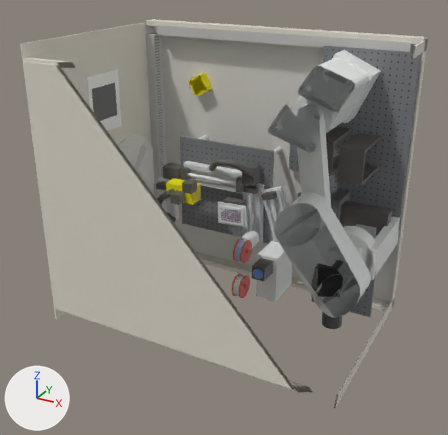
The glTF model design/aurora-security-cams/reconstruction/out/glovebox.glb, before and after one commit.
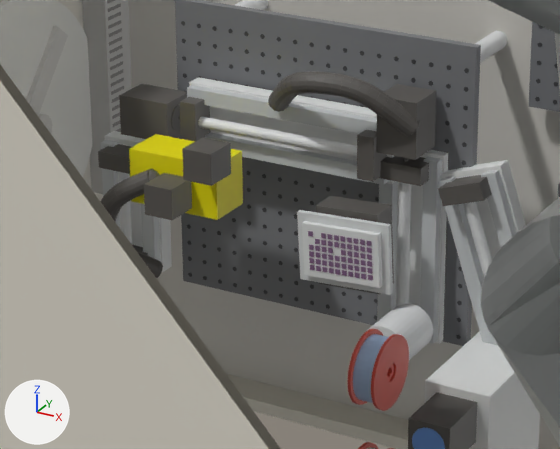
The first picture shows the older version from a 50 mm camera at (1679.0, -2390.0, 1433.0) aimed at (607.0, -442.0, 458.0). The close-ups show the older and then the newer version on the part from 28% to 67% of the width and 31% to 63% of the height of that picture. Only the edits that show in the close-ups are written down. Arrows for +X, +Y and +Z are at lower left; the lights stay in place. Everything nearer to the camera than a plane just in front of the edit is cut away. Vertices at exactly the same position are counted once.

In view in the first close-up: '000 deck', '006 ceiling', '007 open side window frame', '011 antechamber door', '018 duct, antechamber wall', '026 exfoliator breadboard', '043 X axis base', '044 X axis rail', '045 X axis rail', '046 X axis screw', '047 X axis end support', '048 X axis end support', '050 X axis motor', '052 printed carriage', '062 drag chain 2', '071 exfoliator housing', '108 Epson arm 2' and 43 more.
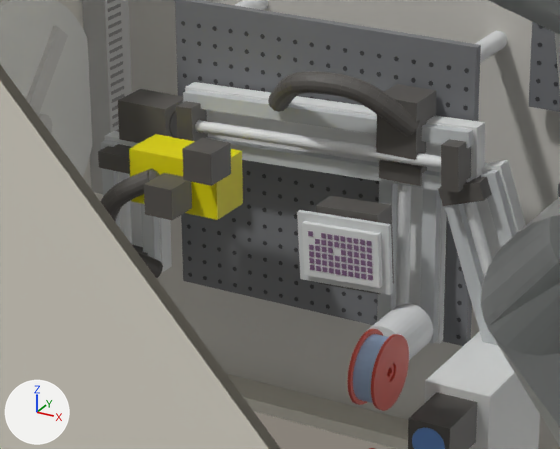
Edits to the bpy script that builds the scene:
```text
Change me_043_x_axis_base:
    remove me_043_x_axis_base.from_pydata(...)  # 8 vertices, 12 faces; spans x 270.0..580.0, y -192.0..-168.0, z 467.0..557.0
    add me_043_x_axis_base.from_pydata(...)  # 8 vertices, 12 faces; spans x 263.0..702.0, y -192.0..-168.0, z 459.0..566.0
    me_043_x_axis_base part 1
    me_043_x_axis_base.vertices[0].co: (270.0, -168.0, 467.0) -> (267.0, -168.0, 459.0)
    me_043_x_axis_base.vertices[1].co: (270.0, -192.0, 467.0) -> (267.0, -192.0, 459.0)
    me_043_x_axis_base.vertices[2].co: (270.0, -168.0, 557.0) -> (263.0, -168.0, 549.0)  # pixel (198, 77) -> pixel (194, 81)
    me_043_x_axis_base.vertices[3].co: (270.0, -192.0, 557.0) -> (263.0, -192.0, 549.0)  # pixel (189, 82) -> pixel (185, 86)
    me_043_x_axis_base.vertices[4].co: (580.0, -168.0, 467.0) -> (702.0, -168.0, 476.0)
    me_043_x_axis_base.vertices[5].co: (580.0, -192.0, 467.0) -> (702.0, -192.0, 476.0)  # pixel (392, 184) -> not seen
    me_043_x_axis_base.vertices[6].co: (580.0, -168.0, 557.0) -> (698.0, -168.0, 566.0)  # not seen -> pixel (484, 122)
    me_043_x_axis_base.vertices[7].co: (580.0, -192.0, 557.0) -> (698.0, -192.0, 566.0)  # not seen -> pixel (476, 127)
Change me_044_x_axis_rail:
    remove me_044_x_axis_rail.from_pydata(...)  # 8 vertices, 12 faces; spans x 275.0..575.0, y -206.0..-192.0, z 470.0..490.0
    add me_044_x_axis_rail.from_pydata(...)  # 8 vertices, 12 faces; spans x 271.0..697.0, y -206.0..-192.0, z 462.0..499.0
    me_044_x_axis_rail part 2
    me_044_x_axis_rail.vertices[0].co: (275.0, -192.0, 470.0) -> (272.0, -192.0, 462.0)
    me_044_x_axis_rail.vertices[1].co: (275.0, -206.0, 470.0) -> (272.0, -206.0, 462.0)
    me_044_x_axis_rail.vertices[2].co: (275.0, -192.0, 490.0) -> (271.0, -192.0, 482.0)
    me_044_x_axis_rail.vertices[3].co: (275.0, -206.0, 490.0) -> (271.0, -206.0, 482.0)
    me_044_x_axis_rail.vertices[4].co: (575.0, -192.0, 470.0) -> (697.0, -192.0, 479.0)  # pixel (388, 181) -> not seen
    me_044_x_axis_rail.vertices[5].co: (575.0, -206.0, 470.0) -> (697.0, -206.0, 479.0)  # pixel (383, 184) -> not seen
    me_044_x_axis_rail.vertices[6].co: (575.0, -192.0, 490.0) -> (696.0, -192.0, 499.0)  # not seen -> pixel (473, 177)
    me_044_x_axis_rail.vertices[7].co: (575.0, -206.0, 490.0) -> (696.0, -206.0, 499.0)  # not seen -> pixel (468, 180)
Change me_045_x_axis_rail:
    remove me_045_x_axis_rail.from_pydata(...)  # 8 vertices, 12 faces; spans x 275.0..575.0, y -206.0..-192.0, z 534.0..554.0
    add me_045_x_axis_rail.from_pydata(...)  # 8 vertices, 12 faces; spans x 268.0..694.0, y -206.0..-192.0, z 526.0..563.0
    me_045_x_axis_rail part 3
    me_045_x_axis_rail.vertices[0].co: (275.0, -192.0, 534.0) -> (269.0, -192.0, 526.0)
    me_045_x_axis_rail.vertices[1].co: (275.0, -206.0, 534.0) -> (269.0, -206.0, 526.0)
    me_045_x_axis_rail.vertices[2].co: (275.0, -192.0, 554.0) -> (268.0, -192.0, 546.0)  # pixel (192, 84) -> pixel (188, 89)
    me_045_x_axis_rail.vertices[3].co: (275.0, -206.0, 554.0) -> (268.0, -206.0, 546.0)  # pixel (186, 87) -> pixel (182, 92)
    me_045_x_axis_rail.vertices[4].co: (575.0, -192.0, 534.0) -> (694.0, -192.0, 543.0)  # not seen -> pixel (473, 144)
    me_045_x_axis_rail.vertices[5].co: (575.0, -206.0, 534.0) -> (694.0, -206.0, 543.0)  # not seen -> pixel (468, 148)
    me_045_x_axis_rail.vertices[6].co: (575.0, -192.0, 554.0) -> (693.0, -192.0, 563.0)  # not seen -> pixel (473, 129)
    me_045_x_axis_rail.vertices[7].co: (575.0, -206.0, 554.0) -> (693.0, -206.0, 563.0)  # not seen -> pixel (468, 133)
Change me_046_x_axis_screw:
    remove me_046_x_axis_screw.from_pydata(...)  # 42 vertices, 80 faces; spans x 290.0..560.0, y -222.0..-206.0, z 504.0..520.0
    add me_046_x_axis_screw.from_pydata(...)  # 42 vertices, 80 faces; spans x 285.0..680.0, y -222.0..-206.0, z 497.0..528.0
    me_046_x_axis_screw part 4: the whole mesh is multiplied about its middle by the matrix ((1.463, 0.0, -0.038), (0.0, 1.0, 0.0), (0.056, 0.0, 0.999)), then moved by (57.0, 0.0, 1.0)
Change me_047_x_axis_end_support:
    remove me_047_x_axis_end_support.from_pydata(...)  # 8 vertices, 12 faces; spans x 278.0..302.0, y -230.0..-190.0, z 482.0..542.0
    add me_047_x_axis_end_support.from_pydata(...)  # 8 vertices, 12 faces; spans x 271.9..298.1, y -230.0..-190.0, z 474.6..535.4
    me_047_x_axis_end_support part 5: the whole mesh is turned -2.2 degrees about the y axis through its middle, then moved by (-5.0, 0.0, -7.0)
Change me_048_x_axis_end_support:
    remove me_048_x_axis_end_support.from_pydata(...)  # 8 vertices, 12 faces; spans x 548.0..572.0, y -230.0..-190.0, z 482.0..542.0
    add me_048_x_axis_end_support.from_pydata(...)  # 8 vertices, 12 faces; spans x 666.9..693.1, y -230.0..-190.0, z 489.6..550.4
    me_048_x_axis_end_support part 6: the whole mesh is turned -2.2 degrees about the y axis through its middle, then moved by (120.0, 0.0, 8.0)
Change me_050_x_axis_motor:
    remove me_050_x_axis_motor.from_pydata(...)  # 91 vertices, 172 faces; spans x 189.0..285.0, y -242.2..-185.8, z 483.8..540.2
    add me_050_x_axis_motor.from_pydata(...)  # 91 vertices, 172 faces; spans x 186.0..282.0, y -242.2..-185.8, z 475.8..532.2
    me_050_x_axis_motor part 7: the whole mesh is moved by (-3.0, 0.0, -8.0)
```

What differs and where, as boxes (x1, y1, x2, y2) in the close-ups (560 x 449 px):
'043 X axis base', reshaped
    before: (189, 77, 396, 184)
    after: (185, 82, 485, 179)
'045 X axis rail', reshaped
    before: (187, 85, 377, 134)
    after: (183, 89, 473, 148)
'044 X axis rail', reshaped (45% wider)
    before: (205, 133, 389, 185)
    after: (206, 137, 473, 191)
'050 X axis motor', moved
    before: (119, 84, 187, 139)
    after: (118, 89, 184, 143)
'046 X axis screw', reshaped (54% wider, 16% taller)
    before: (198, 116, 357, 158)
    after: (195, 120, 441, 169)
'048 X axis end support', moved, turned
    before: (357, 130, 387, 182)
    after: (441, 139, 471, 192)
'047 X axis end support', moved, turned
    before: (180, 97, 210, 141)
    after: (176, 101, 208, 141)
